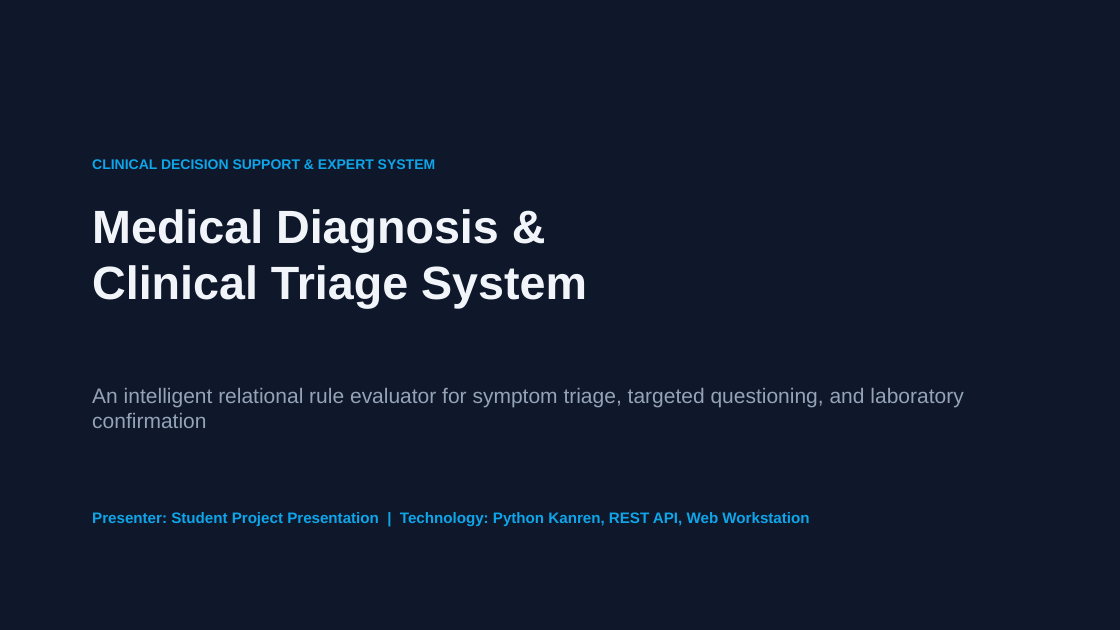
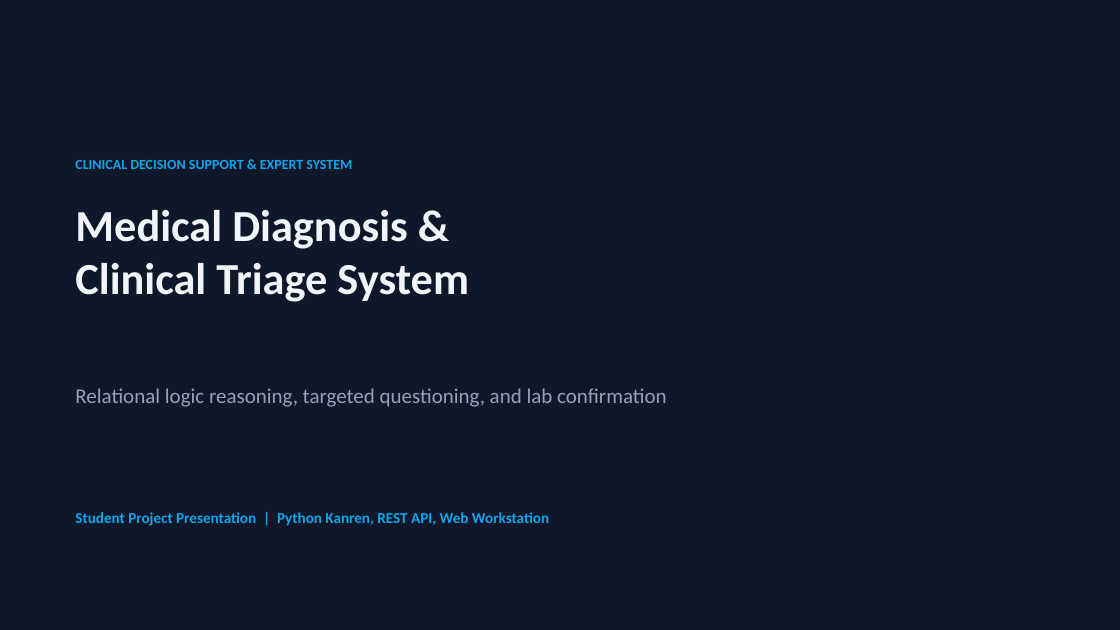
Before and after one commit to wmmandela/medical_diagnosis, a slide deck: slide 1 of presentation/Medical_Diagnosis_System_Presentation.pptx. Drawn at 1120x630 pixels with LibreOffice and Linux fonts; fonts in the diff are those of the drawing. Boxes give left, top, right and bottom in pixels: in the first picture for what was removed or moved away, otherwise in the second. Text is boxed around its words. In the diff, an @@ line names an element or a change of style, - is before the commit and + after.

Commit message:
docs: enrich presentation slides with live application UI screenshots, colors, and interactive controls

```diff
--- a/presentation/Medical_Diagnosis_System_Presentation.pptx
+++ b/presentation/Medical_Diagnosis_System_Presentation.pptx
@@ text "CLINICAL DECISION SUPPORT & EXPERT ...": place and size @@
-text "CLINICAL DECISION SUPPORT & EXPERT ..." at (92,159,435,169)
+text "CLINICAL DECISION SUPPORT & EXPERT ..." at (75,160,352,169)
@@ text "CLINICAL DECISION SUPPORT & EXPERT ..." at (75,160,352,169): font Arial to Calibri @@
@@ text "Medical Diagnosis & Clinical Triage ...": place and size @@
-text "Medical Diagnosis & Clinical Triage ..." at (92,209,587,309)
+text "Medical Diagnosis & Clinical Triage ..." at (75,210,469,302)
@@ text "Medical Diagnosis & Clinical Triage ..." at (75,210,469,302): size 40 to 38 pt, font Arial to Calibri @@
@@ text at (75,388,667,407): text changed; font Arial to Calibri @@
-An intelligent relational rule evaluator for symptom triage, targeted questioning, and laboratory confirmation
+Relational logic reasoning, targeted questioning, and lab confirmation
@@ text at (75,512,549,526): text changed; font Arial to Calibri @@
-Presenter: Student Project Presentation | Technology: Python Kanren, REST API, Web Workstation
+Student Project Presentation | Python Kanren, REST API, Web Workstation
```
Also in this commit, not shown: 3 other slides changed, 2 slides added, 7 slides removed, 1 other file.
